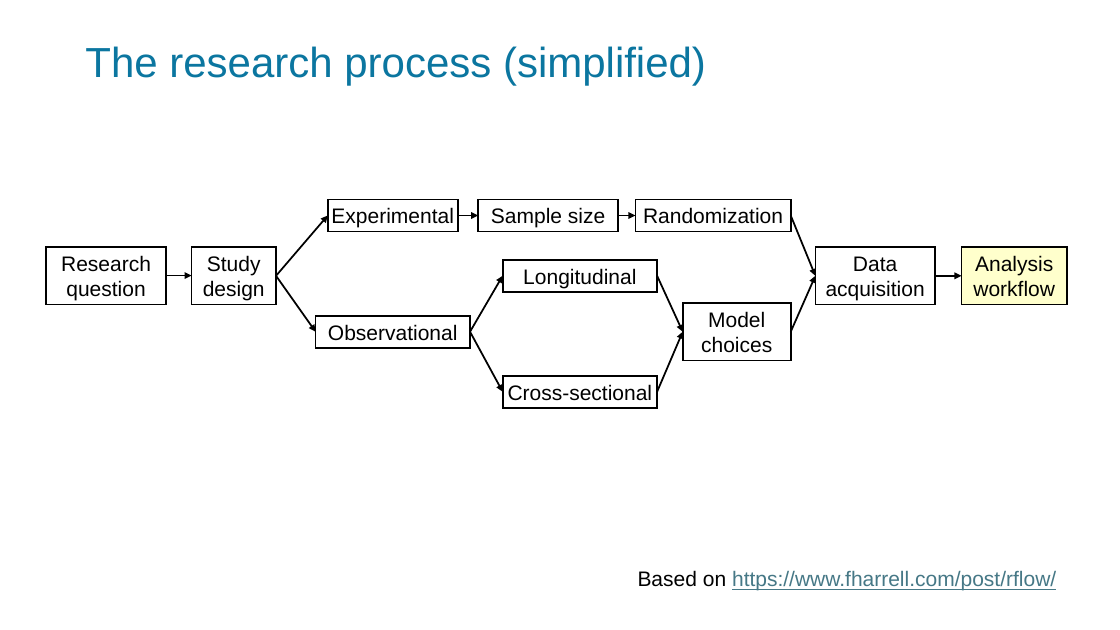
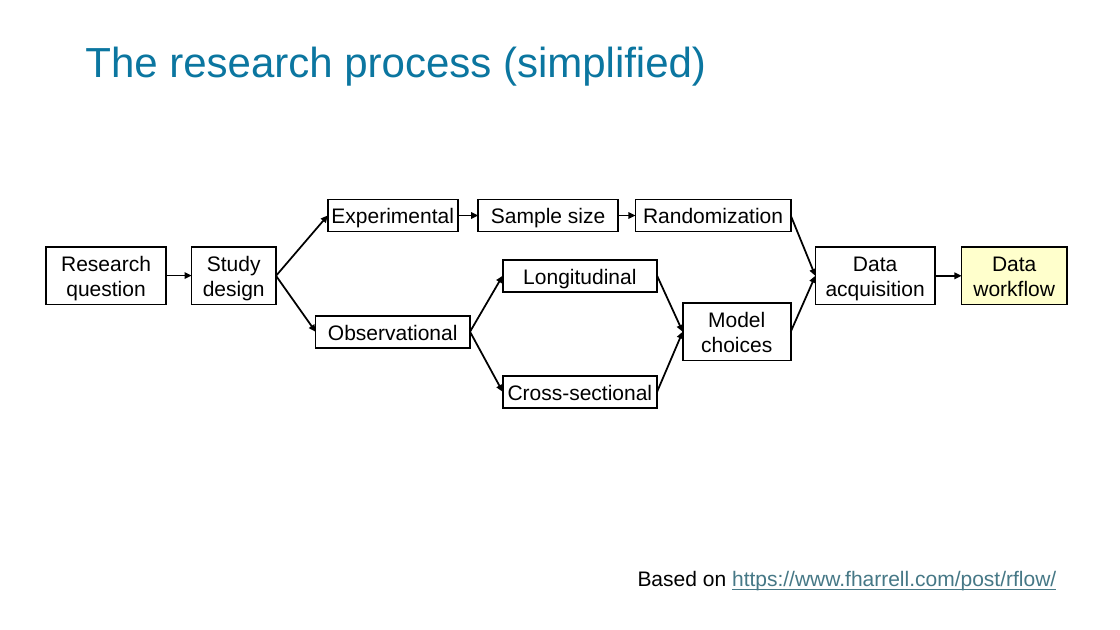
Before and after one commit to adh30/HDRUK_2024, a slide deck: slide 3 of Reproducible_workflows_in_Stata_1.pptx. Drawn at 1120x630 pixels with LibreOffice and Linux fonts; fonts in the diff are those of the drawing. Boxes give left, top, right and bottom in pixels: in the first picture for what was removed or moved away, otherwise in the second. Text is boxed around its words. In the diff, an @@ line names an element or a change of style, - is before the commit and + after.

```diff
--- a/Reproducible_workflows_in_Stata_1.pptx
+++ b/Reproducible_workflows_in_Stata_1.pptx
@@ text in rectangle at [973,256,1055,297]: text changed @@
-Analysis workflow
+Data workflow
```
Also in this commit, not shown: 7 other slides changed.
